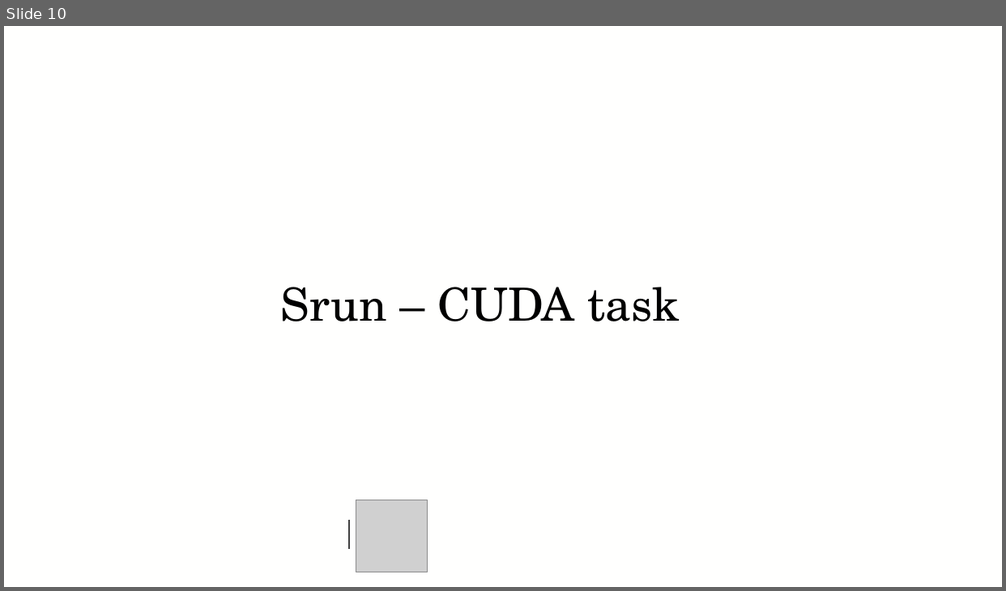
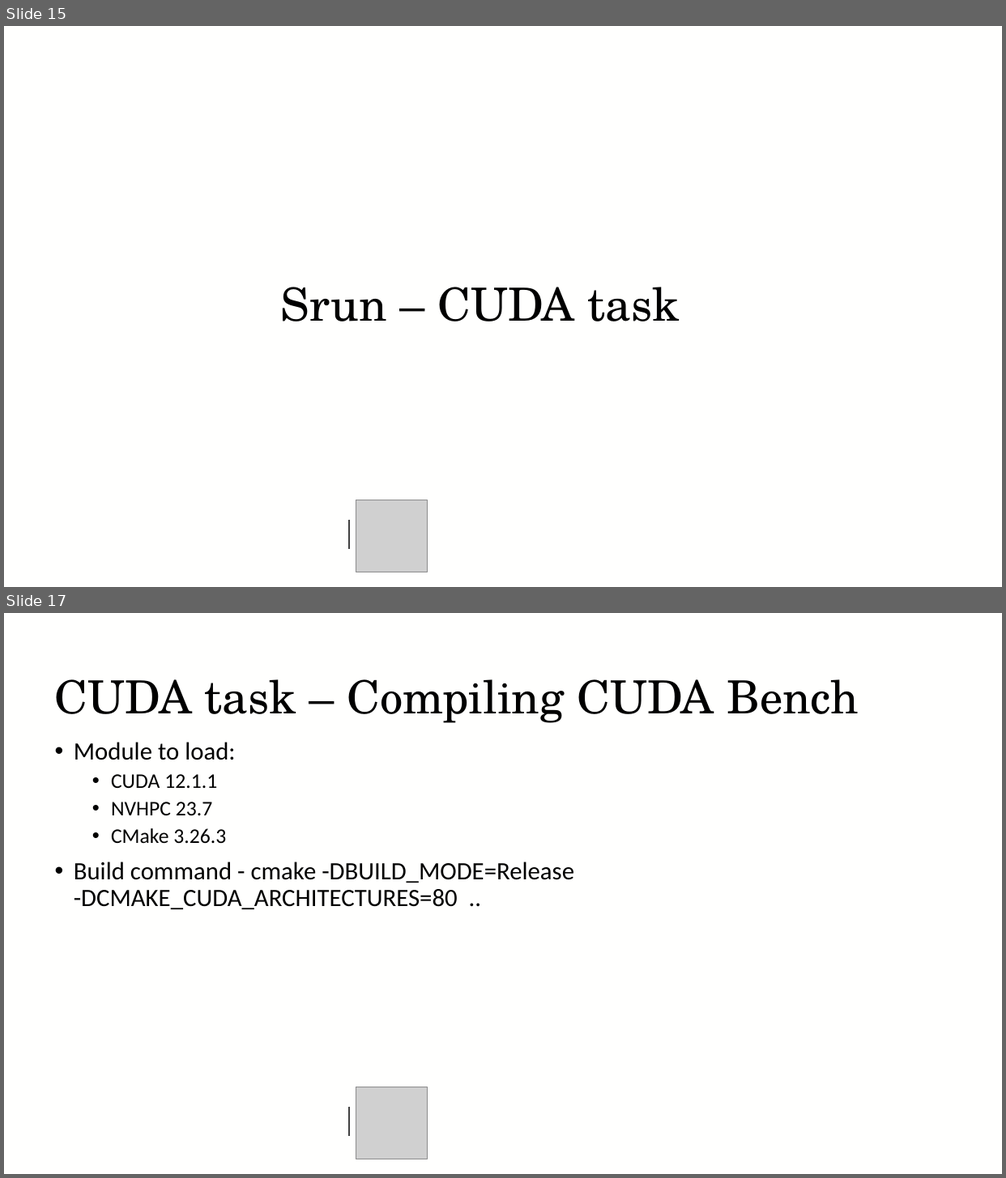
Before and after one commit to baskerville-hpc/2025-01-16-RFI-DLS-training, a slide deck: Interactive_jobs/Baskerville-Interactive-jobs.pptx. Shown one above the other, each under a label of ours: slide 10 before the commit, slides 15 and 17 after it; the slides between them are not shown. The pictures are 1006x591 and 1006x1178 pixels, drawn with LibreOffice and Linux fonts; fonts in the diff are those of the drawing; grey boxes stand for pictures; background and template pictures are left out. Boxes give left, top, right and bottom in pixels: in the first picture for what was removed or moved away, otherwise in the second. Text is boxed around its words. In the diff, an @@ line names an element or a change of style, - is before the commit and + after.

```diff
--- a/Interactive_jobs/Baskerville-Interactive-jobs.pptx
+++ b/Interactive_jobs/Baskerville-Interactive-jobs.pptx
@@ slide 17 added at (x1=4, y1=613, x2=1002, y2=1174), background #FFFFFE @@
@@ title added at (x1=55, y1=679, x2=858, y2=723), 44 pt, text #000000 @@
+CUDA task – Compiling CUDA Bench
@@ text added at (x1=74, y1=742, x2=574, y2=909), 24 pt, text #000000 @@
+• Module to load:
+  • CUDA 12.1.1
+  • NVHPC 23.7
+  • CMake 3.26.3
+• Build command - cmake -DBUILD_MODE=Release -DCMAKE_CUDA_ARCHITECTURES=80 ..
@@ picture added at (x1=356, y1=1088, x2=428, y2=1160) @@
@@ line added from (349, 1107) to (349, 1136), #404040 1 pt @@
@@ what was slide 10 is now slide 15 @@
```
Also in this commit, not shown: 5 slides changed, 18 other slides added.
